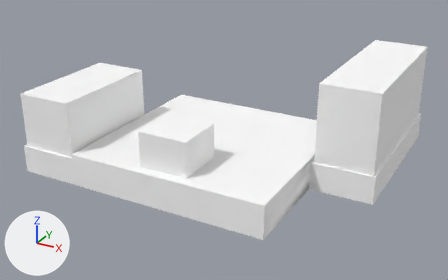
The OBJ model Games/GuruttoWorld/Assets/Models/StreetJourney/Baked/Block-1-12.obj as it was, and as the next commit left it.
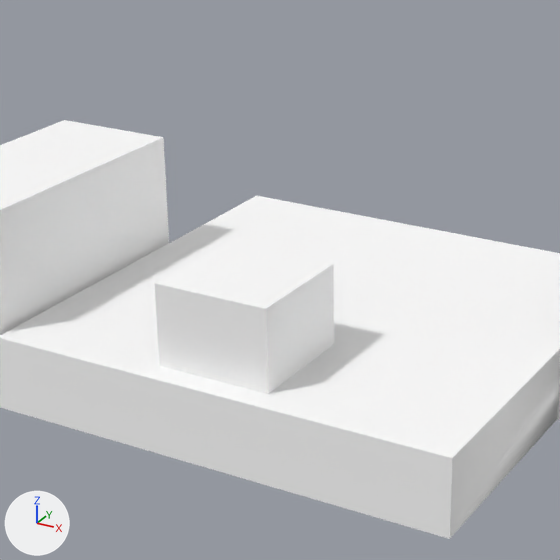
Each version is shown whole from a camera (50 mm lens) standing at (43.4, -19.3, 32.6) and looking at (6.6, 47.7, -0.9), then close up on the part from 16% to 69% of the width and 4% to 89% of the height. The lights are fixed; the arrows at lower left show +X, +Y and +Z. The first two pictures are the older version. Where no turn or scale is listed for an object, it has been applied to the vertices. Vertices at exactly the same position are counted once.

Objects in the first close-up: 'Block-1-12'.
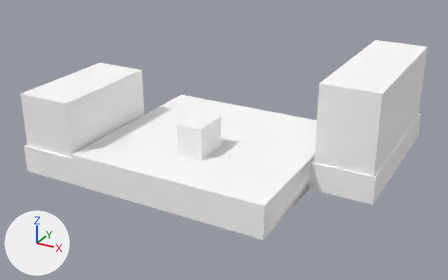
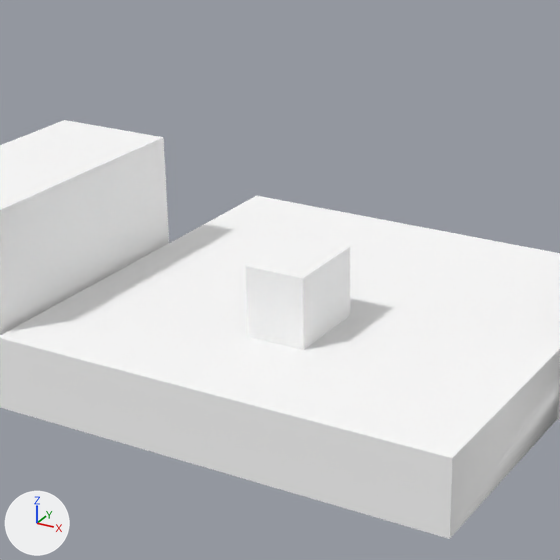
Changed parts and their boxes [x1, y1, x2, y2] in the close-ups (560 x 560 px; the box of a moved part takes in the faces that stretch with it):
part 1 of me_block_1_12, moved or reshaped
    before: [154, 242, 334, 394]
    after: [246, 236, 350, 350]

The change, as a diff of the scene's bpy script:
```diff
--- a/Games/GuruttoWorld/Assets/Models/StreetJourney/Baked/Block-1-12.obj.py
+++ b/Games/GuruttoWorld/Assets/Models/StreetJourney/Baked/Block-1-12.obj.py
@@ me_block_1_12 @@
 me_block_1_12.from_pydata(...)  # 58 vertices, 47 faces; spans x -14.0..28.0, y 32.0..68.0, z -3.6..10.0
 # used by ob_block_1_12; location = (0.0, 0.0, 0.0)
+# me_block_1_12 part 1: the loose piece of 8 vertices spanning x 3.3..9.7, y 33.3..39.7, z 0.0..5.0 is scaled about its middle by (0.528, 0.764, 0.9), then moved by (0.5, 4.2, -0.3)
 me_block_1_12.materials.append(mat_white)
```
